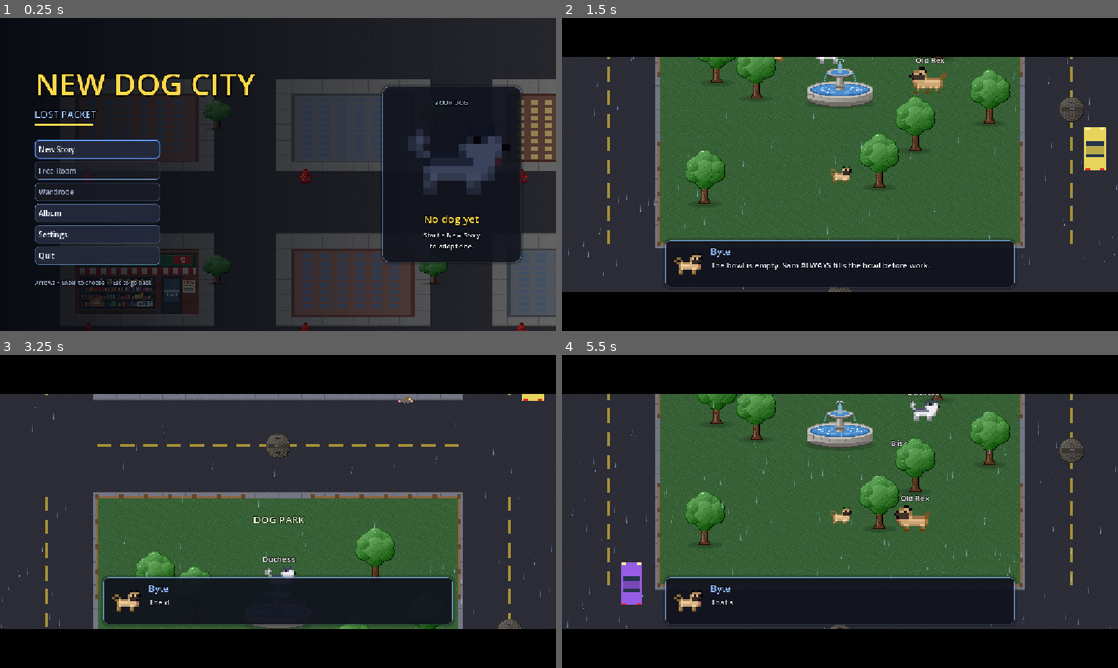
Above: before the commit, frames 1-4 (two rows, left to right).
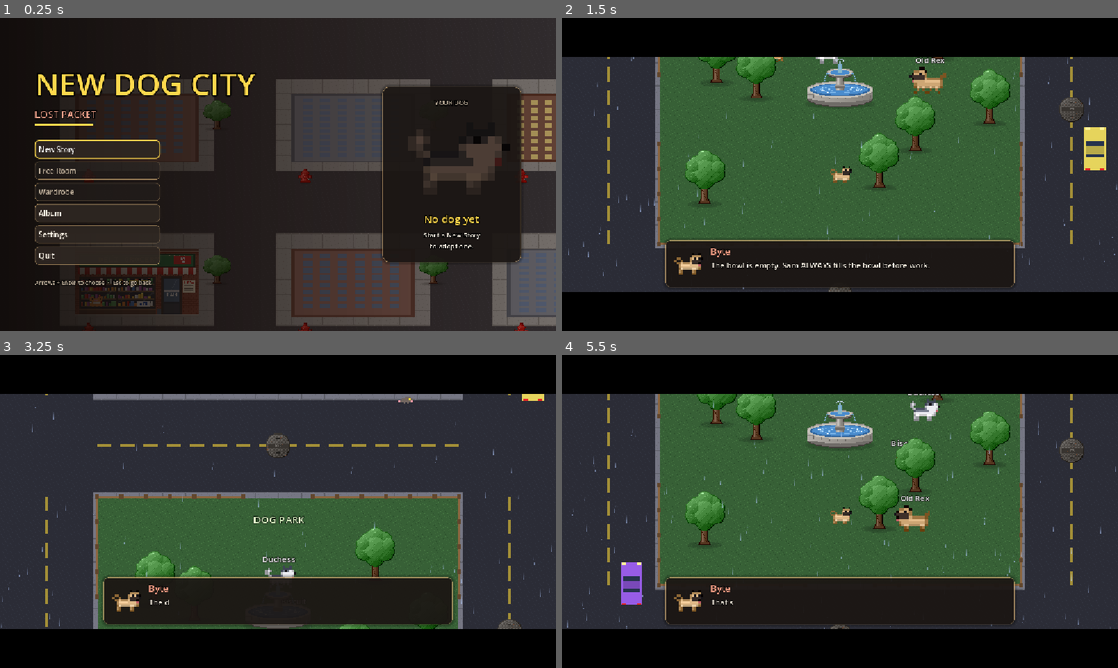
Above: after the commit, the same moments.

Repository: Damon1o/new-dog-city
Game: Godot game, scene res://scenes/Home.tscn
Same seed, same stepped clock (60 frames per second), same inputs: the game is played once before the commit and once after it.
Inputs (mouse positions are in pixels of both pictures, inside the frame that each line leads up to):
- Up to frame 1 (0.25 s): no input
- Up to frame 2 (1.5 s): click "New Story" at 0.5 s; tap Enter at 1.25 s; move the mouse to (962, 158) at 1.27 s; hold D (move_right) from 1.28 s (still down); hold R (bark) from 1.28 s (still down); click (962, 158) at 1.42 s
- Up to frame 3 (3.25 s): tap C (dash) at 1.55 s; release D (move_right) at 2 s; release R (bark) at 2 s; drag from (166, 527) to (250, 574) at 2.02 s; move the mouse to (333, 442) at 2.77 s; hold D (move_right) from 2.78 s (still down); hold R (bark) from 2.78 s (still down); tap B (wardrobe) at 2.85 s
- Up to frame 4 (5.5 s): release D (move_right) at 3.5 s; release R (bark) at 3.5 s; drag from (812, 574) to (673, 464) at 3.52 s; move the mouse to (1006, 558) at 4.27 s; hold A (move_left) 4.28-5 s; hold Space (bite) 4.28-5 s; tap B (wardrobe) at 4.55 s; tap E (inventory) at 4.9 s; drag from (673, 464) to (756, 433) at 5.02 s

The runs differ from the first frame. In frame 1, 7.4% of the frame differs, in the area x 6-94%, y 22-86%; in frame 2, 0.4%; in frame 3, 0.4%; in frame 4, 0.4%.

Commit message:
Warm NYC-dusk UI palette; drop the generic blue
Home screen, settings, pause, inventory, tabs, sliders, dialog and HUD pills
all used a cold navy + blue accent that clashed with the gold title. The
shared theme now uses espresso glass panels, warm tan edges, a hydrant-brick
accent and a taxi-gold focus ring. Hardcoded blue copies in home, inventory,
hud and the program puzzle now read from Look. In-world blues (clock night
sky, dash ability color, HQ circuit board) are left as they were.

Co-Authored-By: Claude Opus 5.5 <noreply@anthropic.com>

Diff:
--- a/scripts/puzzles/program.gd
+++ b/scripts/puzzles/program.gd
@@ -5,6 +5,7 @@
 ## ponytail: no repeat slot yet (nyc_3 has none); add "repeat x2/x3" when a floor needs it.
 
 const Keys := preload("res://scripts/systems/keys.gd")
+const Look := preload("res://scripts/ui/theme.gd")
 const CMDS := ["forward", "left", "right", "bark"]
 const SLOTS := 8
 const STEP := 0.3
@@ -78,8 +79,8 @@
 	var font := ThemeDB.fallback_font
 	for k in SLOTS:
 		var r := Rect2(64 + k * 72, 40, 64, 40)
-		draw_rect(r, Color(0.36, 0.6, 1.0) if running and k == pc - 1 else Color(0.14, 0.16, 0.24))
-		draw_rect(r, Color(0.55, 0.75, 1.0, 0.5), false, 1.0)
+		draw_rect(r, Look.ACCENT if running and k == pc - 1 else Look.SLOT)
+		draw_rect(r, Look.EDGE, false, 1.0)
 		if k < bar.size():
 			draw_string(font, r.position + Vector2(0, 26), bar[k].to_upper(), HORIZONTAL_ALIGNMENT_CENTER, 64, 12)
 	draw_string(font, Vector2(64, 112), "[1] forward  [2] left  [3] right  [4] bark   [%s] undo   [F] run   hold [R] reset" % Keys.label("undo"),
--- a/scripts/ui/home.gd
+++ b/scripts/ui/home.gd
@@ -7,7 +7,7 @@
 const Look := preload("res://scripts/ui/theme.gd")
 const Keys := preload("res://scripts/systems/keys.gd")
 const Player := preload("res://scripts/player.gd")
-const GOLD := Color(1, 0.85, 0.3)
+const GOLD := Look.GOLD
 const TILE := 64.0
 const STEP := Vector2(7, 5) * TILE  # one block + one road, same rhythm as the city
 
@@ -54,8 +54,8 @@
 	var shade := TextureRect.new()
 	var grad := GradientTexture2D.new()
 	grad.gradient = Gradient.new()
-	grad.gradient.set_color(0, Color(0.02, 0.03, 0.06, 0.92))
-	grad.gradient.set_color(1, Color(0.02, 0.03, 0.06, 0.35))
+	grad.gradient.set_color(0, Color(0.06, 0.04, 0.03, 0.92))
+	grad.gradient.set_color(1, Color(0.12, 0.06, 0.04, 0.3))
 	grad.fill_to = Vector2(1, 0)
 	shade.texture = grad
 	shade.stretch_mode = TextureRect.STRETCH_SCALE
@@ -261,7 +261,7 @@
 	frame.region = Rect2(0, 0, sheet.get_width() / 2.0, sheet.get_height())
 	dog_pic.texture = frame
 	if not continue_btn.visible:
-		dog_pic.modulate = Color(0.25, 0.28, 0.38)  # silhouette: no dog yet
+		dog_pic.modulate = Color(0.32, 0.26, 0.22)  # silhouette: no dog yet
 		dog_name.text = "No dog yet"
 		dog_stats.text = "Start a New Story
 to adopt one."
--- a/scripts/ui/hud.gd
+++ b/scripts/ui/hud.gd
@@ -550,7 +550,7 @@
 	var key: String = Keys.label("bite" if n == "pounce" else n).get_slice(" / ", 0).left(5)  # follows rebinding
 	var w := maxf(font.get_string_size(key, HORIZONTAL_ALIGNMENT_LEFT, -1, 11).x + 12, 26)
 	var pill := Rect2(mid.x - w / 2.0, 74, w, 16)
-	var sb := Look.box(Color(0.12, 0.13, 0.18, 0.95), 4, Color(1, 1, 1, 0.35), 0)
+	var sb := Look.box(Color(Look.SLOT, 0.95), 4, Color(1, 1, 1, 0.35), 0)
 	sb.shadow_size = 0
 	c.draw_style_box(sb, pill)
 	c.draw_string(font, Vector2(pill.position.x, 86), key, HORIZONTAL_ALIGNMENT_CENTER, w, 11, Look.TEXT)
@@ -787,8 +787,8 @@
 
 func draw_corner(b: Button, a: String) -> void:
 	var c := b.size / 2.0 + Vector2(0, -3)
-	var col := Color(0.85, 0.9, 1) if a != "map" or g.inside == "" else Color(0.5, 0.5, 0.55)
-	var dark := Color(0.1, 0.12, 0.18)
+	var col := Look.TEXT if a != "map" or g.inside == "" else Color(0.5, 0.5, 0.55)
+	var dark := Color(Look.SLOT, 1.0)
 	match a:
 		"stats":  # bar chart
 			for i in 3:
--- a/scripts/ui/inventory.gd
+++ b/scripts/ui/inventory.gd
@@ -168,7 +168,7 @@
 func cell(parent: Node, tex: Texture2D, corner := "", tip := "", size := CELL) -> PanelContainer:
 	var p := PanelContainer.new()
 	p.custom_minimum_size = Vector2(size, size)
-	var sb := Look.box(Color(0.1, 0.11, 0.16, 0.92), 6, Look.EDGE, 4)
+	var sb := Look.box(Look.SLOT, 6, Look.EDGE, 4)
 	sb.shadow_size = 0
 	p.add_theme_stylebox_override("panel", sb)
 	p.tooltip_text = tip
--- a/scripts/ui/theme.gd
+++ b/scripts/ui/theme.gd
@@ -1,12 +1,14 @@
 extends RefCounted
-## One HUD look (UI overhaul): glassy dark panels, soft border + shadow, blue accent.
-## Set once on game.hud.theme; every Control under it inherits.
+## One HUD look: warm NYC-dusk glass panels (espresso + streetlight tan), hydrant-brick
+## accent, taxi-gold focus. Set once on game.hud.theme; every Control under it inherits.
 
-const BG := Color(0.07, 0.08, 0.12, 0.86)
-const EDGE := Color(0.55, 0.75, 1.0, 0.28)
-const ACCENT := Color(0.36, 0.6, 1.0)
-const TEXT := Color(0.94, 0.96, 1.0)
-const DIM := Color(0.62, 0.68, 0.8)
+const BG := Color(0.11, 0.09, 0.08, 0.9)
+const EDGE := Color(1.0, 0.82, 0.55, 0.22)
+const ACCENT := Color(0.91, 0.4, 0.25)
+const GOLD := Color(1.0, 0.85, 0.3)
+const TEXT := Color(0.98, 0.95, 0.9)
+const DIM := Color(0.74, 0.68, 0.6)
+const SLOT := Color(0.13, 0.11, 0.1, 0.92)  # wells: inventory slots, text fields, puzzle cells
 
 const BIG := 1.25  # "Large text" setting (spec 11 accessibility)
 
@@ -40,9 +42,9 @@
 	t.set_stylebox("panel", "PanelContainer", box())
 	t.set_stylebox("panel", "Panel", box())
 	t.set_color("font_color", "Label", TEXT)
-	for s in [["normal", Color(0.14, 0.16, 0.24, 0.92)], ["hover", Color(0.22, 0.32, 0.55, 0.95)],
-			["pressed", ACCENT.darkened(0.15)], ["focus", Color(0, 0, 0, 0)], ["disabled", Color(0.12, 0.12, 0.16, 0.6)]]:
-		var b := box(s[1], 8, EDGE if s[0] != "focus" else ACCENT, 8)
+	for s in [["normal", Color(0.18, 0.15, 0.13, 0.92)], ["hover", Color(0.33, 0.22, 0.16, 0.95)],
+			["pressed", ACCENT.darkened(0.15)], ["focus", Color(0, 0, 0, 0)], ["disabled", Color(0.14, 0.12, 0.11, 0.6)]]:
+		var b := box(s[1], 8, EDGE if s[0] != "focus" else GOLD, 8)
 		b.shadow_size = 0
 		if s[0] == "focus":
 			b.set_border_width_all(2)
@@ -52,11 +54,11 @@
 	t.set_color("font_disabled_color", "Button", DIM)
 	t.set_stylebox("panel", "TabContainer", box(Color(0, 0, 0, 0), 0, Color(0, 0, 0, 0), 6))
 	t.set_stylebox("tab_selected", "TabContainer", box(ACCENT.darkened(0.2), 8, ACCENT, 8))
-	t.set_stylebox("tab_unselected", "TabContainer", box(Color(0.12, 0.14, 0.2, 0.9), 8, EDGE, 8))
-	t.set_stylebox("tab_hovered", "TabContainer", box(Color(0.2, 0.28, 0.45, 0.95), 8, EDGE, 8))
+	t.set_stylebox("tab_unselected", "TabContainer", box(Color(0.16, 0.13, 0.12, 0.9), 8, EDGE, 8))
+	t.set_stylebox("tab_hovered", "TabContainer", box(Color(0.33, 0.22, 0.16, 0.95), 8, EDGE, 8))
 	t.set_color("font_selected_color", "TabContainer", Color.WHITE)
 	t.set_color("font_unselected_color", "TabContainer", DIM)
-	t.set_stylebox("slider", "HSlider", box(Color(0.2, 0.22, 0.3), 4, Color(0, 0, 0, 0), 2))
+	t.set_stylebox("slider", "HSlider", box(Color(0.26, 0.21, 0.18), 4, Color(0, 0, 0, 0), 2))
 	t.set_stylebox("grabber_area", "HSlider", box(ACCENT, 4, Color(0, 0, 0, 0), 2))
-	t.set_stylebox("normal", "LineEdit", box(Color(0.1, 0.11, 0.16, 0.95), 8, EDGE, 8))
+	t.set_stylebox("normal", "LineEdit", box(SLOT, 8, EDGE, 8))
 	return t
